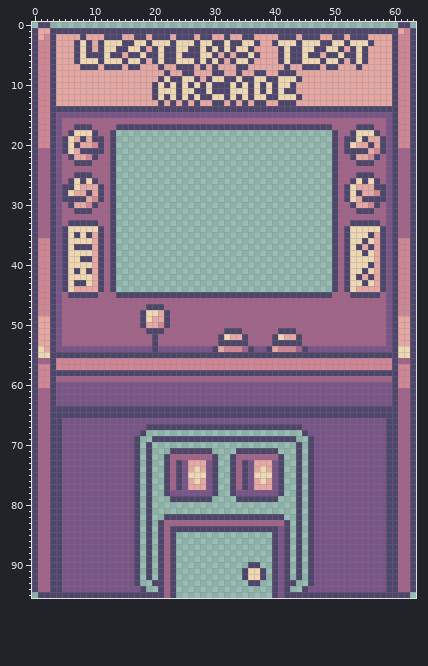
Two states of a sprite sheet, TowerOfDreams/sprites/sArcade/81985a8d-d2b1-4224-b03e-2318242aff94.png. This is how it looked before the edit.
The file is 64x96 pixels.
Now the later version:
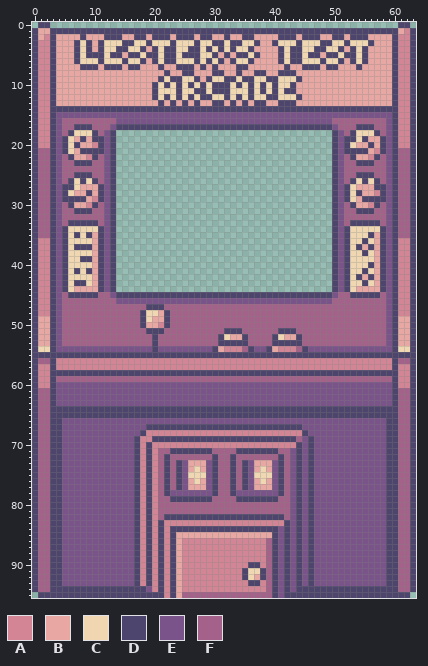
Palette (. is transparent): A #d38595  B #e9a7a3  C #f0d7b1  D #4d456d  E #795389  F #a4628a
Change:
The author put colour A in row 68 at x 19 to 44; in row 69 at x 18 to 19; in row 70 at x 18 and 20 to 43; in rows 71 to 85 at x 18 and 20; in rows 86 to 89 at x 18, 20 and 25 to 38; in row 90 at x 18, 20, 25 to 35 and 38.
The author put colour A in rows 91 to 92 at x 18, 20 and 25 to 34; in row 93 at x 18, 25 to 35 and 38; in row 94 at x 20 and 25 to 38.
Colour D becomes colour A in row 93 at x 20.
Colour F becomes colour A in row 83 at x 22 to 41; in rows 84 to 95 at x 22.
The author put colour B in row 85 at x 24 to 39; in rows 86 to 95 at x 24.
Colour C becomes colour B in row 92 at x 37.
Colour B becomes colour C in row 54 at x 2.
The author put colour D in row 93 at x 19 and 44; in row 94 at x 44.
Colour C becomes colour D in row 55 at x 1 to 2 and 61 to 62.
Colour E becomes colour D in row 94 at x 5 to 17 and 46 to 58.
The author put colour E in rows 69 to 70 at x 45; in rows 71 to 92 at x 43 and 45; in row 93 at x 45; in row 94 at x 19 and 43.
Colour D becomes colour E in row 93 at x 43.
Colour F becomes colour E in row 16 at x 14 to 49; in row 17 at x 13 and 50; in rows 18 to 44 at x 12 and 51; in row 45 at x 13 and 50; in row 46 at x 14 to 49.
The author put colour F in row 69 at x 44; in row 71 at x 21 to 22, 30 to 33 and 41 to 42; in rows 72 to 78 at x 21, 31 to 32 and 42; in row 79 at x 21 to 22, 30 to 33 and 41 to 42; in rows 80 to 81 at x 21 to 42; in row 82 at x 21 and 42.
The author put colour F in rows 86 to 94 at x 39; in row 95 at x 25 to 39.
